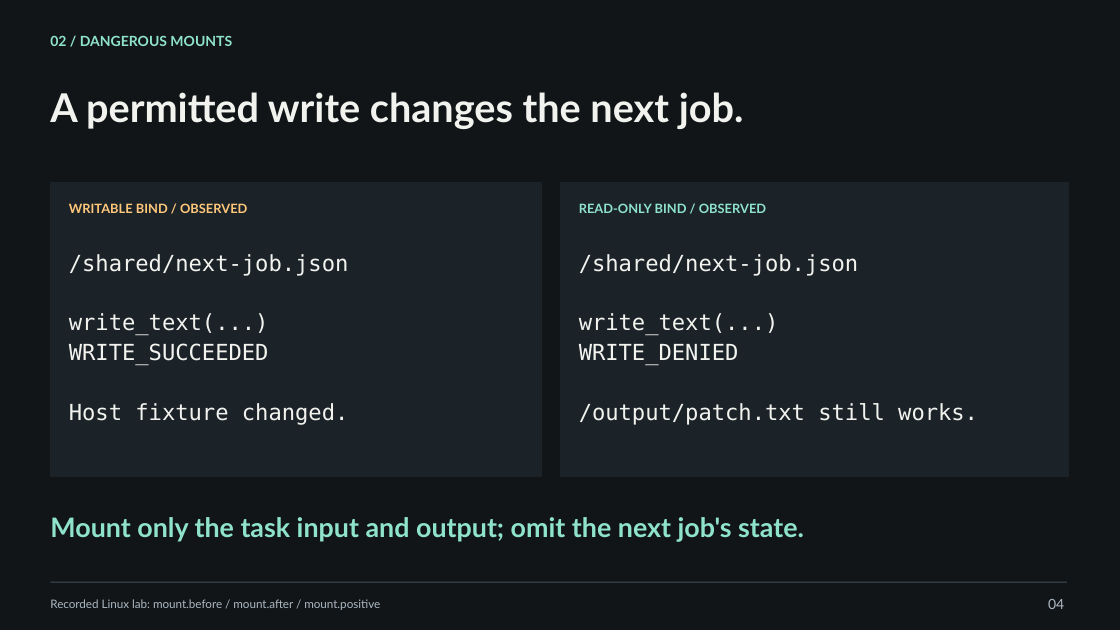
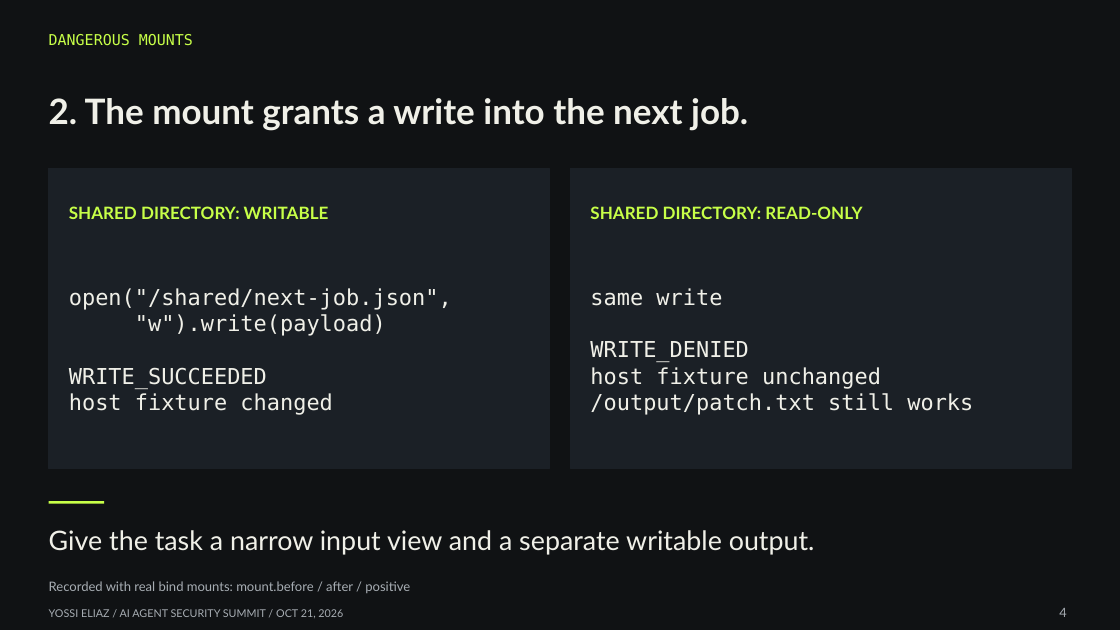
Before and after one commit to zozo123/nyc-talk, a slide deck: slide 4 of slides/talk.pptx. Drawn at 1120x630 pixels with LibreOffice and Linux fonts; fonts in the diff are those of the drawing. Boxes give left, top, right and bottom in pixels: in the first picture for what was removed or moved away, otherwise in the second. Text is boxed around its words. In the diff, an @@ line names an element or a change of style, - is before the commit and + after.

Commit message:
Finalize Oct 21 talk with isolated checker evidence and complete stage package (#4)
Reconcile existing main, preserve offline replay and npm compatibility, publish 12 main slides plus 6 appendices, and bind the presentation to verified experiment records. Final PR CI passed 37 regression tests, 29 isolation-lab checks, 11 isolated checker/release checks, 6 local controls, both deck formats and replay. CI is read-only.

```diff
--- a/slides/talk.pptx
+++ b/slides/talk.pptx
@@ background #111518 to #101214 @@
@@ text at [49,34,193,46]: text changed; size 12 to 12.8 pt; font Lato to DejaVu Sans Mono; text colour #8FE3CB to #C7FF48; bold off @@
-02 / DANGEROUS MOUNTS
+DANGEROUS MOUNTS
@@ text at [49,98,748,131]: text changed; size 34 to 30 pt; text colour #F2F3EE to #F0F0E8 @@
-A permitted write changes the next job.
+2. The mount grants a write into the next job.
@@ rectangle added at [49,169,549,469], fill #1B2026, outline #1B2026 1 pt @@
@@ rectangle: place and size @@
-rectangle at [50,182,542,476]
+rectangle at [571,169,1071,469]
@@ rectangle at [571,169,1071,469]: fill #1B2329 to #1B2026; outline #1B2329 1 pt to #1B2026 1 pt @@
@@ vertical alignment top to middle in 8 elements at [49,34,193,46], [49,98,748,131], [69,288,452,415], [590,288,973,415], [590,206,862,219], [49,581,410,593], [49,530,815,555], [69,206,329,219] @@
@@ text at [69,206,329,219]: text changed; size 11 to 14.6 pt; text colour #FFC77A to #C7FF48 @@
-WRITABLE BIND / OBSERVED
+SHARED DIRECTORY: WRITABLE
@@ rectangle removed at [560,182,1069,476] @@
@@ text at [590,206,862,219]: text changed; size 11 to 14.6 pt; text colour #8FE3CB to #C7FF48 @@
-READ-ONLY BIND / OBSERVED
+SHARED DIRECTORY: READ-ONLY
@@ text "open("/shared/next-job.json",": place and size @@
-text "open("/shared/next-job.json"," at [69,254,349,425]
+text "open("/shared/next-job.json"," at [69,288,452,415]
@@ text "same write": place and size @@
-text "same write" at [579,254,978,425]
+text "same write" at [590,288,973,415]
@@ text at [69,288,452,336]: text changed; size 19 to 18.8 pt; text colour #F2F3EE to #F0F0E8 @@
-/shared/next-job.json
-write_text(...)
+open("/shared/next-job.json",
+"w").write(payload)
@@ text at [590,288,722,306]: text changed; size 19 to 18.8 pt; text colour #F2F3EE to #F0F0E8 @@
-/shared/next-job.json
-write_text(...)
+same write
@@ text at [590,341,748,362]: size 19 to 18.8 pt, text colour #F2F3EE to #F0F0E8 in "WRITE_DENIED"; line spacing 1.12 to 1 @@
@@ text at [69,367,267,389]: size 19 to 18.8 pt, text colour #F2F3EE to #F0F0E8 in "WRITE_SUCCEEDED"; line spacing 1.12 to 1 @@
@@ text at [590,367,973,415]: text changed; size 19 to 18.8 pt; text colour #F2F3EE to #F0F0E8 @@
-/output/patch.txt still works.
+host fixture unchanged
+/output/patch.txt still works
@@ text at [69,393,332,415]: text changed; size 19 to 18.8 pt; text colour #F2F3EE to #F0F0E8 @@
-Host fixture changed.
+host fixture changed
@@ line added from (49, 502) to (104, 502), #C7FF48 2.2 pt @@
@@ text at [49,530,815,555]: text changed; text colour #8FE3CB to #F0F0E8; bold off @@
-Mount only the task input and output; omit the next job's state.
+Give the task a narrow input view and a separate writable output.
@@ text at [49,581,410,593]: text changed; size 10 to 11.2 pt; text colour #ACB9C2 to #A7ADB3 @@
-Recorded Linux lab: mount.before / mount.after / mount.positive
+Recorded with real bind mounts: mount.before / after / positive
@@ line removed from (50, 582) to (1067, 582) @@
@@ text removed at [1048,599,1064,609] @@
-04
@@ text added at [49,609,343,618], 9.2 pt, text #A7ADB3 @@
+YOSSI ELIAZ / AI AGENT SECURITY SUMMIT / OCT 21, 2026
@@ text added at [1059,608,1066,617], 11 pt, text #A7ADB3 @@
+4
```
Also in this commit, not shown: 2 other slides changed, 15 slides added, 15 slides removed, 38 other files.
